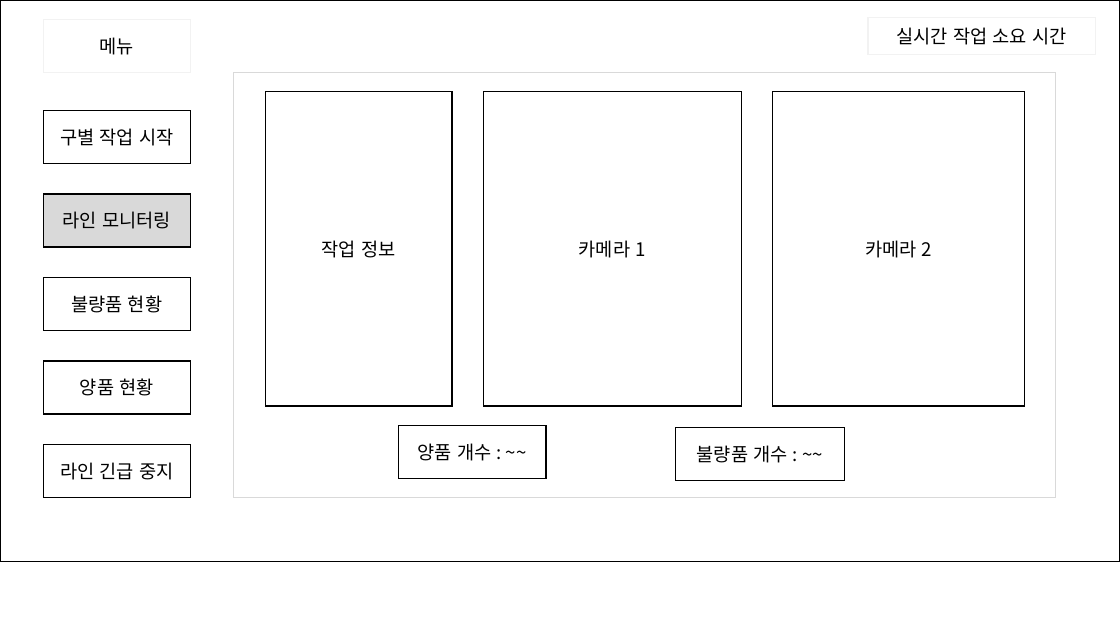
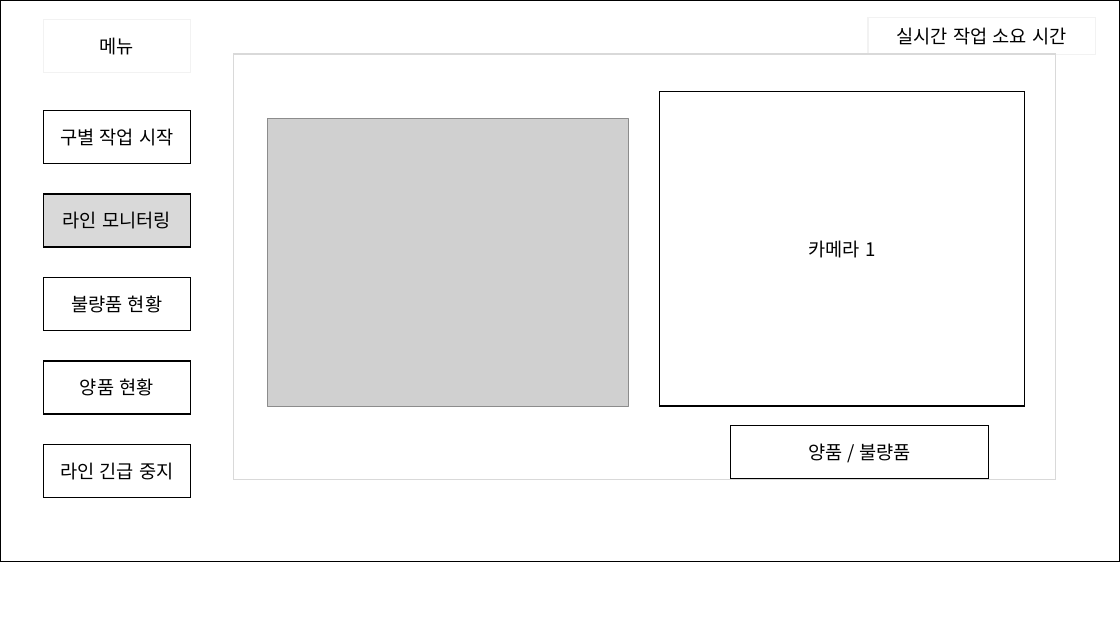
Before and after one commit to ANU-SmartFactory2021/ANU-SmartFactory2021, a slide deck: slide 3 of doc/01. 프로젝트 설계/04. UI/윈폼 구성 샘플.pptx. Drawn at 1120x630 pixels with LibreOffice and Linux fonts; fonts in the diff are those of the drawing; grey boxes stand for pictures. Boxes give left, top, right and bottom in pixels: in the first picture for what was removed or moved away, otherwise in the second. Text is boxed around its words. In the diff, an @@ line names an element or a change of style, - is before the commit and + after.

```diff
--- a/doc/01. 프로젝트 설계/04. UI/윈폼 구성 샘플.pptx
+++ b/doc/01. 프로젝트 설계/04. UI/윈폼 구성 샘플.pptx
@@ rectangle: place and size @@
-rectangle at [234, 72, 1055, 497]
+rectangle at [234, 54, 1055, 479]
@@ rectangle removed at [266, 92, 452, 406] @@
-작업 정보
@@ picture added at [268, 119, 628, 407] @@
@@ rectangle "카메라 1": place and size @@
-rectangle "카메라 1" at [483, 92, 741, 406]
+rectangle "카메라 1" at [660, 92, 1025, 406]
@@ rectangle removed at [676, 428, 844, 481] @@
-불량품 개수 : ~~
@@ rectangle "양품 / 불량품": place and size @@
-rectangle "양품 / 불량품" at [398, 425, 546, 478]
+rectangle "양품 / 불량품" at [730, 425, 989, 478]
@@ text in rectangle at [808, 443, 910, 461]: text changed @@
-양품 개수 : ~~
+양품 / 불량품
```
Also in this commit, not shown: 3 other slides changed, 1 other file.
